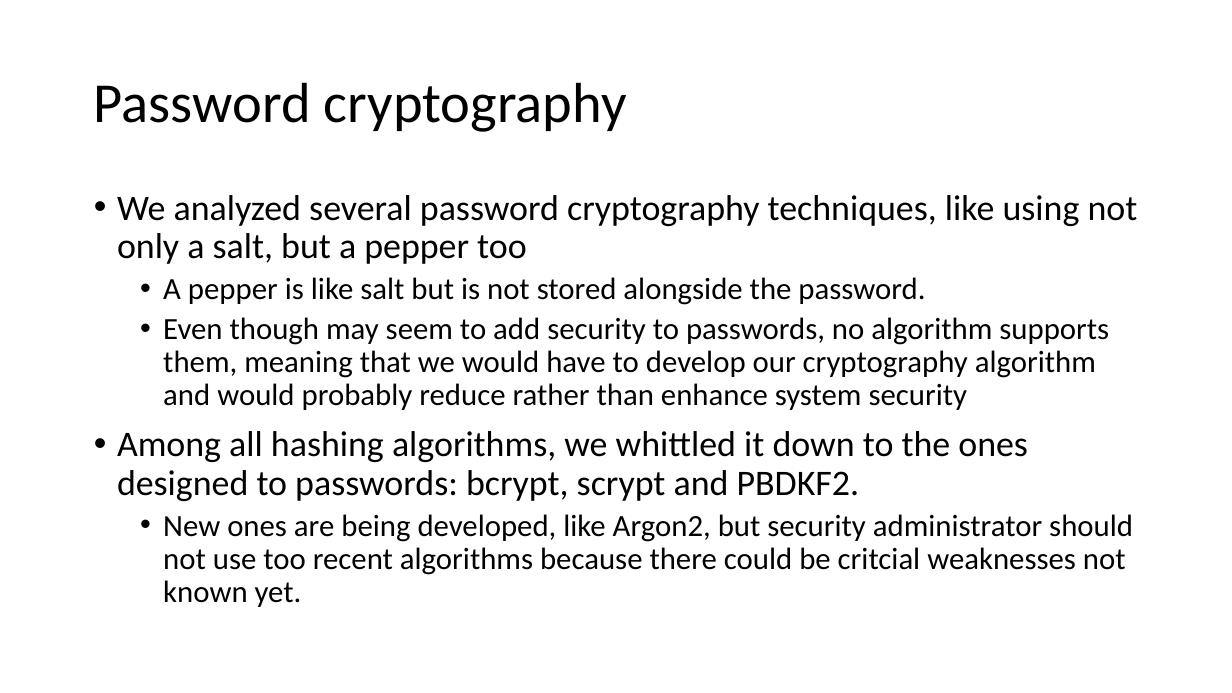
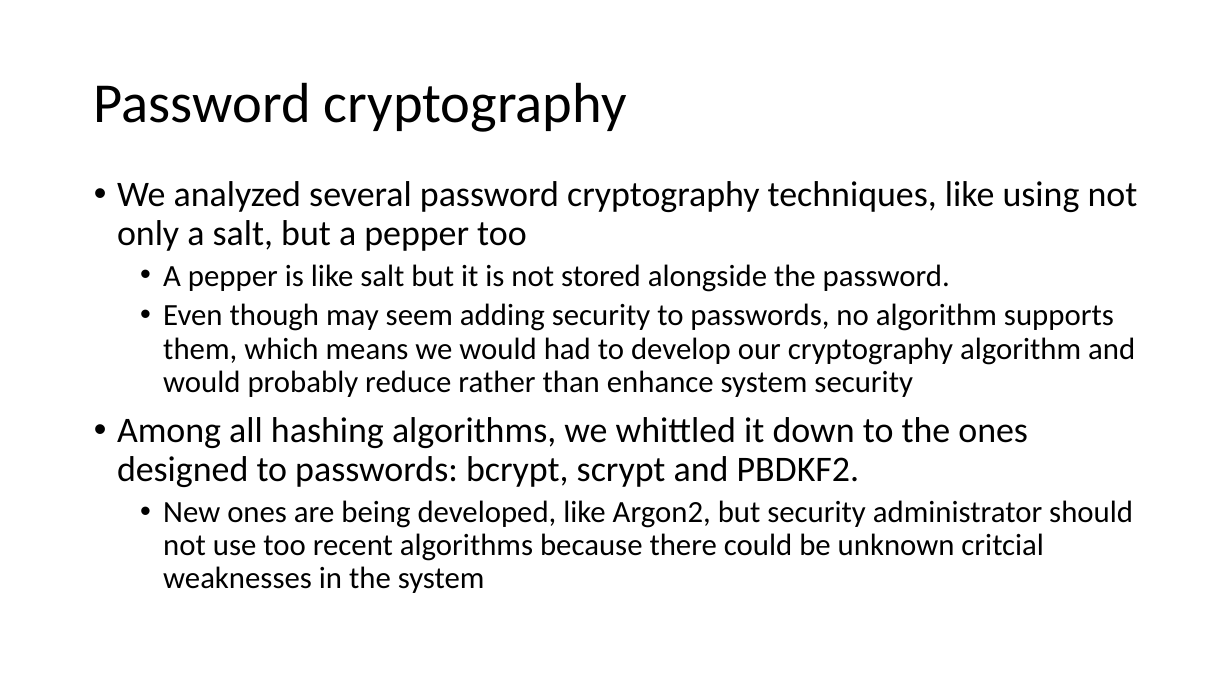
Before and after one commit to fparricelli/Encrypted-data-exchange-between-two-Arduino-boards-using-Symmetric-Encryption, a slide deck: slide 8 of Documentazione e cose così/Slide_concettuali_Luca.pptx. Drawn at 1232x693 pixels with LibreOffice and Linux fonts; fonts in the diff are those of the drawing. Boxes give left, top, right and bottom in pixels: in the first picture for what was removed or moved away, otherwise in the second. Text is boxed around its words. In the diff, an @@ line names an element or a change of style, - is before the commit and + after.

```diff
--- a/Documentazione e cose così/Slide_concettuali_Luca.pptx
+++ b/Documentazione e cose così/Slide_concettuali_Luca.pptx
@@ text "We analyzed several password cryptography ...": place and size @@
-text "We analyzed several password cryptography ..." at box(117, 195, 1138, 607)
+text "We analyzed several password cryptography ..." at box(117, 181, 1138, 593)
@@ text at box(163, 264, 1135, 397): text changed @@
-  • A pepper is like salt but is not stored alongside the password.
-  • Even though may seem to add security to passwords, no algorithm supports them, meaning that we would have to develop our cryptography algorithm and would probably reduce rather than enhance system security
+  • A pepper is like salt but it is not stored alongside the password.
+  • Even though may seem adding security to passwords, no algorithm supports them, which means we would had to develop our cryptography algorithm and would probably reduce rather than enhance system security
@@ text at box(163, 500, 1133, 593): text changed @@
-  • New ones are being developed, like Argon2, but security administrator should not use too recent algorithms because there could be critcial weaknesses not known yet.
+  • New ones are being developed, like Argon2, but security administrator should not use too recent algorithms because there could be unknown critcial weaknesses in the system
```
Also in this commit, not shown: 3 other slides changed, 5 other files.
